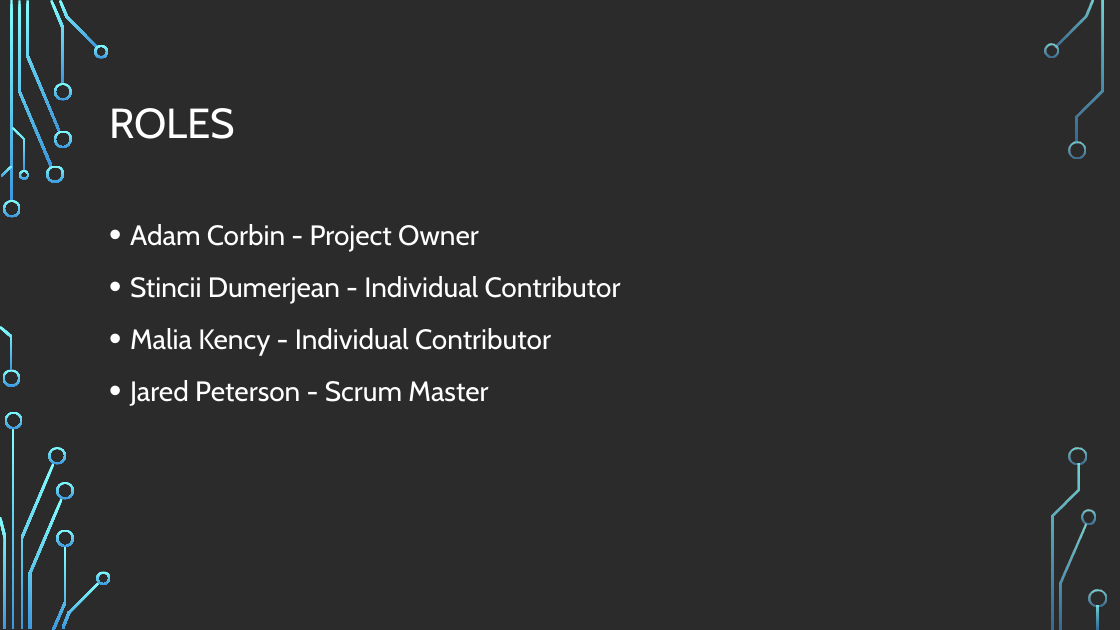
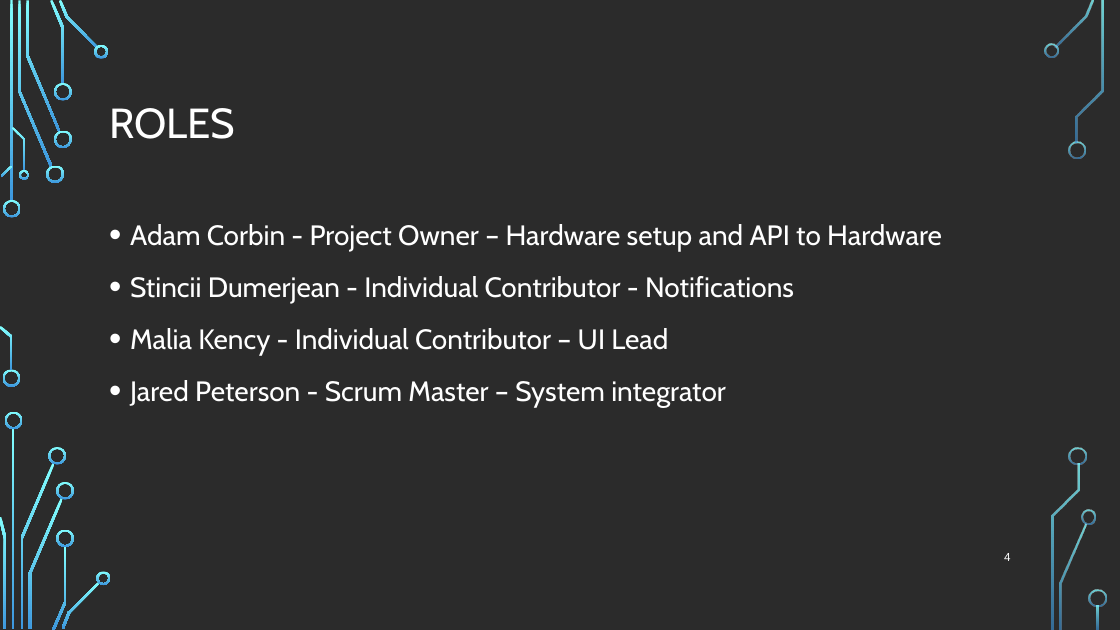
Before and after one commit to AdamCorbinFAUPhD/CEN5035-Software-Engineering-Course-Project, a slide deck: slide 4 of proposal/Smart Security System_presentation.pptx. Drawn at 1120x630 pixels with LibreOffice and Linux fonts; fonts in the diff are those of the drawing; background and template pictures are left out; a plain dark background stands for a picture behind light text. Boxes give left, top, right and bottom in pixels: in the first picture for what was removed or moved away, otherwise in the second. Text is boxed around its words. In the diff, an @@ line names an element or a change of style, - is before the commit and + after.

```diff
--- a/proposal/Smart Security System_presentation.pptx
+++ b/proposal/Smart Security System_presentation.pptx
@@ text at [130,224,942,407]: text changed @@
-• Adam Corbin - Project Owner
-• Stincii Dumerjean - Individual Contributor
-• Malia Kency - Individual Contributor
-• Jared Peterson - Scrum Master
+• Adam Corbin - Project Owner – Hardware setup and API to Hardware
+• Stincii Dumerjean - Individual Contributor - Notifications
+• Malia Kency - Individual Contributor – UI Lead
+• Jared Peterson - Scrum Master – System integrator
@@ page number added at [1004,553,1010,561], 10 pt, text #FFFFFF @@
+4
```
Also in this commit, not shown: 8 other slides changed, 2 other files.
